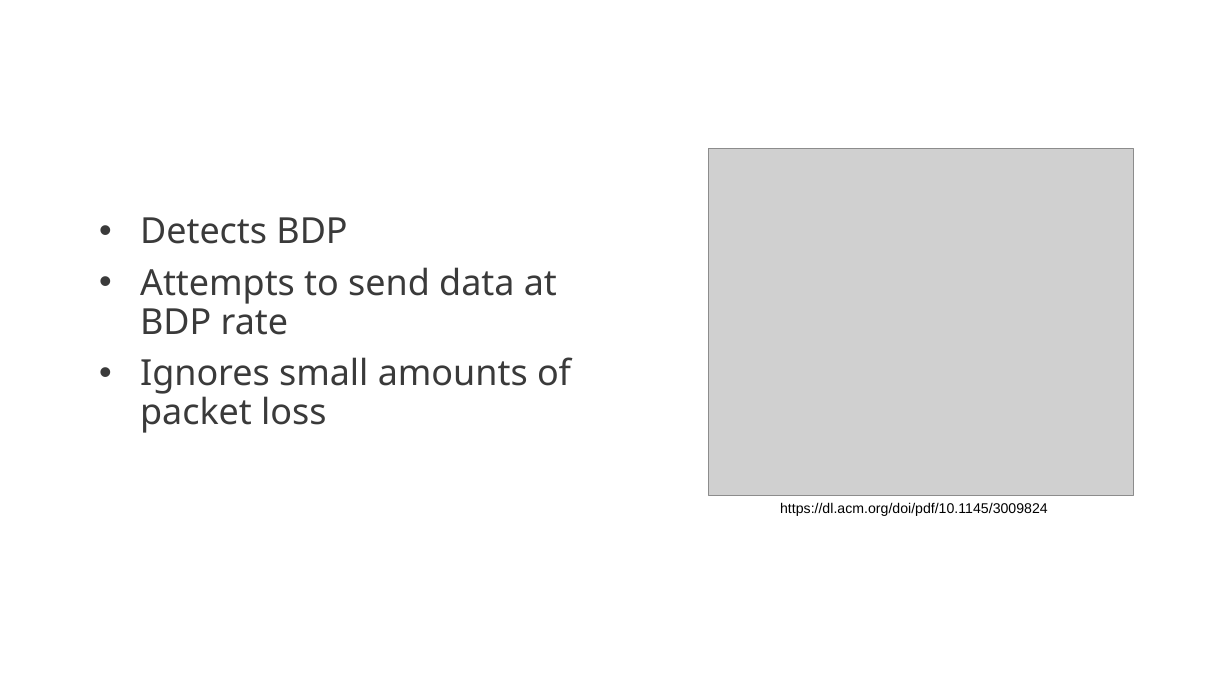
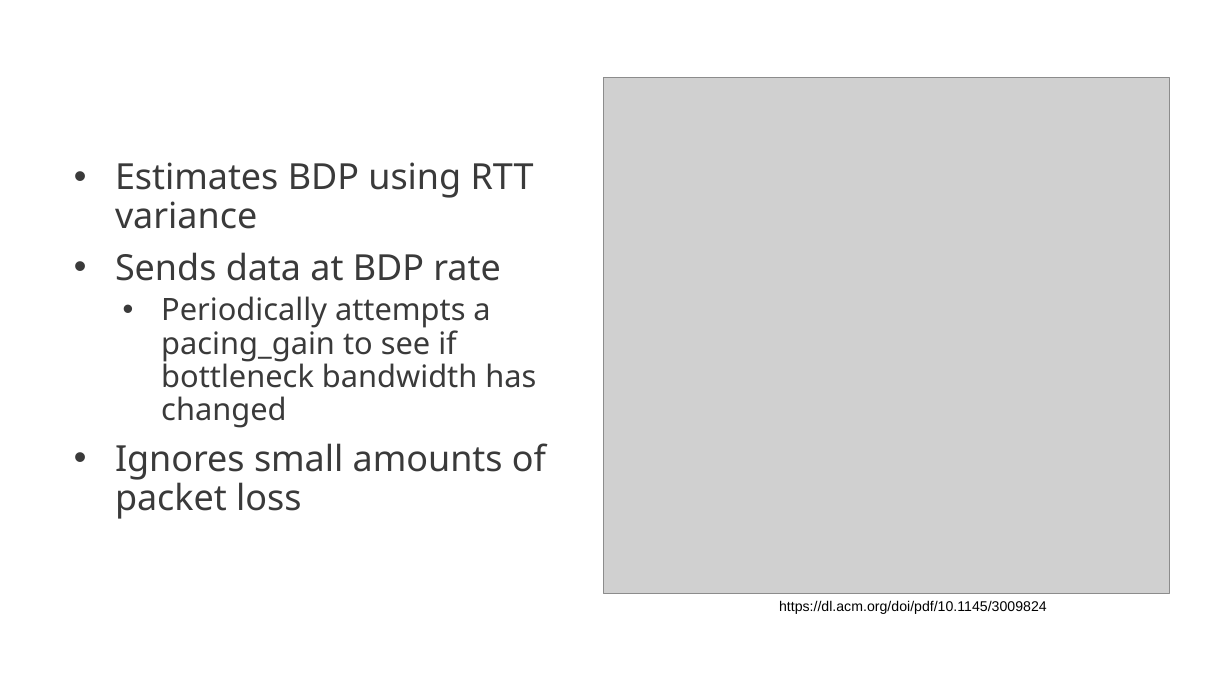
Before and after one commit to je-clark/sf24_eu_server_optimization, a slide deck: slide 16 of PacketGuidedOptimization_Sharkfest2024_EU_JClark.pptx. Drawn at 1232x693 pixels with LibreOffice and Linux fonts; fonts in the diff are those of the drawing; grey boxes stand for pictures; background and template pictures are left out. Boxes give left, top, right and bottom in pixels: in the first picture for what was removed or moved away, otherwise in the second. Text is boxed around its words. In the diff, an @@ line names an element or a change of style, - is before the commit and + after.

Commit message:
put together a better graph/explanation for BBR

```diff
--- a/PacketGuidedOptimization_Sharkfest2024_EU_JClark.pptx
+++ b/PacketGuidedOptimization_Sharkfest2024_EU_JClark.pptx
@@ picture: place and size @@
-picture at box(709, 149, 1135, 495)
+picture at box(604, 77, 1170, 593)
@@ text "Estimates BDP using RTT variance": place and size @@
-text "Estimates BDP using RTT variance" at box(140, 217, 571, 433)
+text "Estimates BDP using RTT variance" at box(115, 162, 546, 519)
@@ text at box(115, 162, 536, 428): text changed; size 28 to 24 pt @@
-• Detects BDP
-• Attempts to send data at BDP rate
+• Estimates BDP using RTT variance
+• Sends data at BDP rate
+  • Periodically attempts a pacing_gain to see if bottleneck bandwidth has changed
@@ text "https://dl.acm.org/doi/pdf/10.1145/3009824": place and size @@
-text "https://dl.acm.org/doi/pdf/10.1145/3009824" at box(780, 502, 1048, 516)
+text "https://dl.acm.org/doi/pdf/10.1145/3009824" at box(779, 600, 1047, 614)
```
